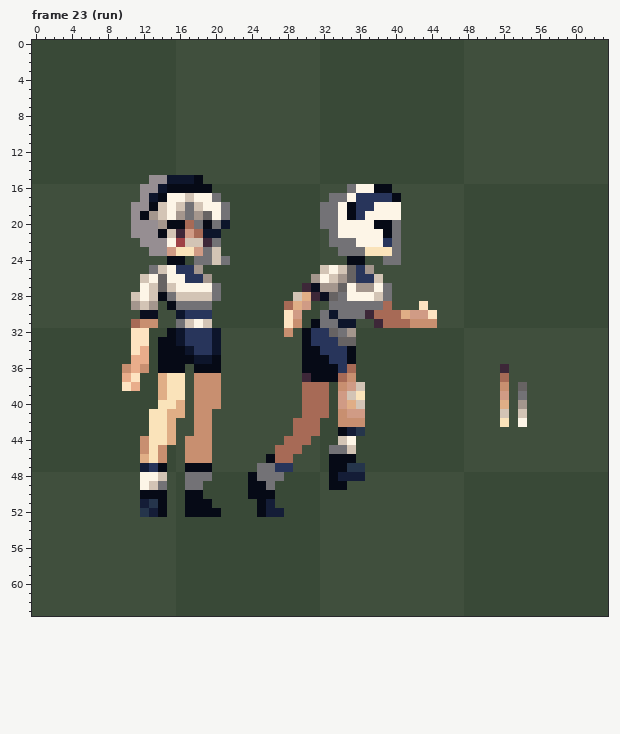
Pixel-art file -- player_spritesheet.aseprite. Above: the version before the commit.
64x64 pixels, 82 frames. Colours within 5 levels of each other are drawn and written as one. Shown: frame 23 (run). The commit also changed other frames, which this record leaves out.
The result:
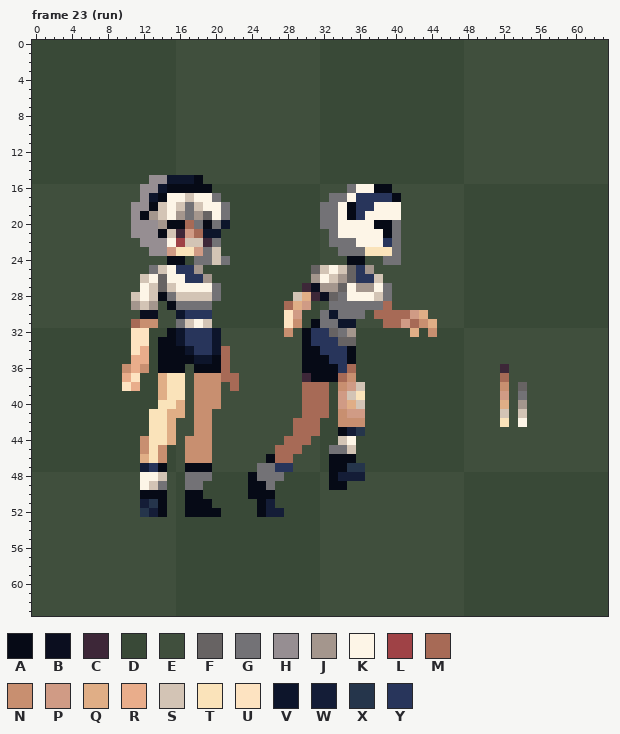
Palette (. is transparent): A #060a16  B #0b0e1f  C #3d2738  D #394937  E #404f3d  F #676363  G #737276  H #968e92  J #a4968d  K #fdf5e7  L #9f4246  M #a76a56  N #c88f70  P #d09b85  Q #e0ae86  R #e9ad8b  S #d3c4b5  T #fae3ba  U #fde3c1  V #0d152b  W #141d37  X #25354b  Y #28355b
Author's note on the commit: feat: progress run rework
Change:
Frame 23 (run), layer "equip_none":
y 25: x 31 D -> F
y 29: x 43 U -> E
y 30: x 37 C -> E; x 41 Q -> M; x 43..44 PU -> QE
y 31: x 38 C -> E; x 41..42 MN -> PM; x 44 N -> Q
y 32: x 42 D -> Q; x 44 D -> N
y 34..36: x 21 E -> M
y 37: x 21..22 EE -> MM
y 38: x 22 E -> M
